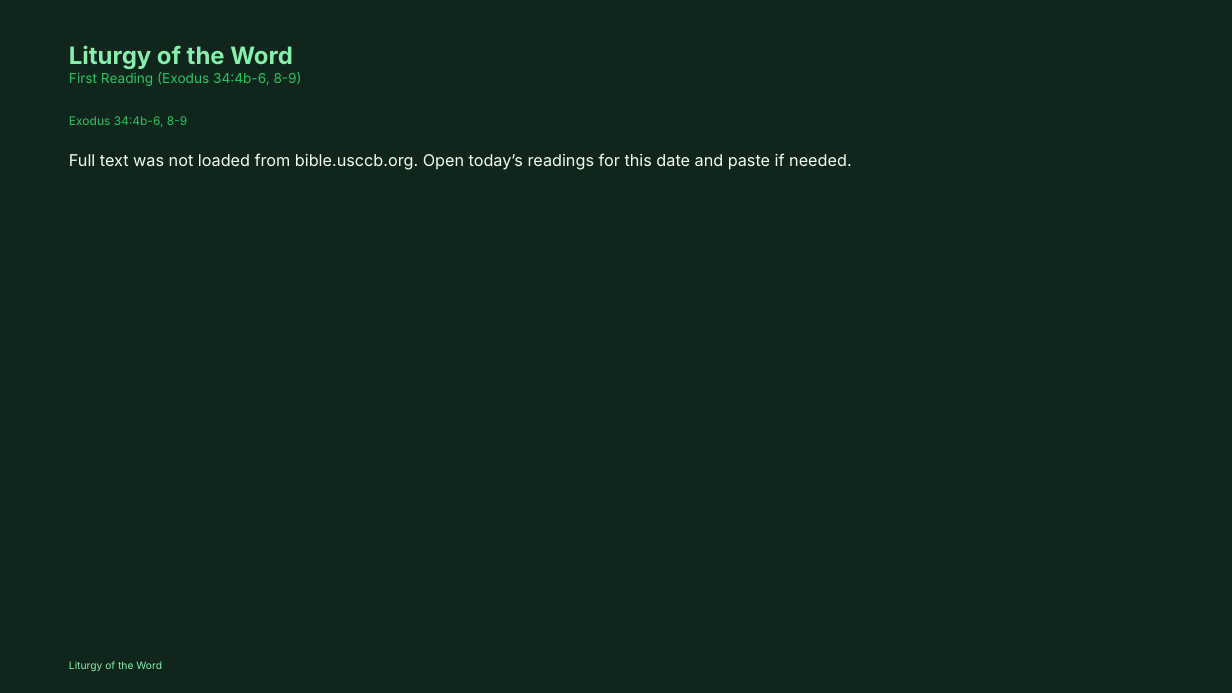
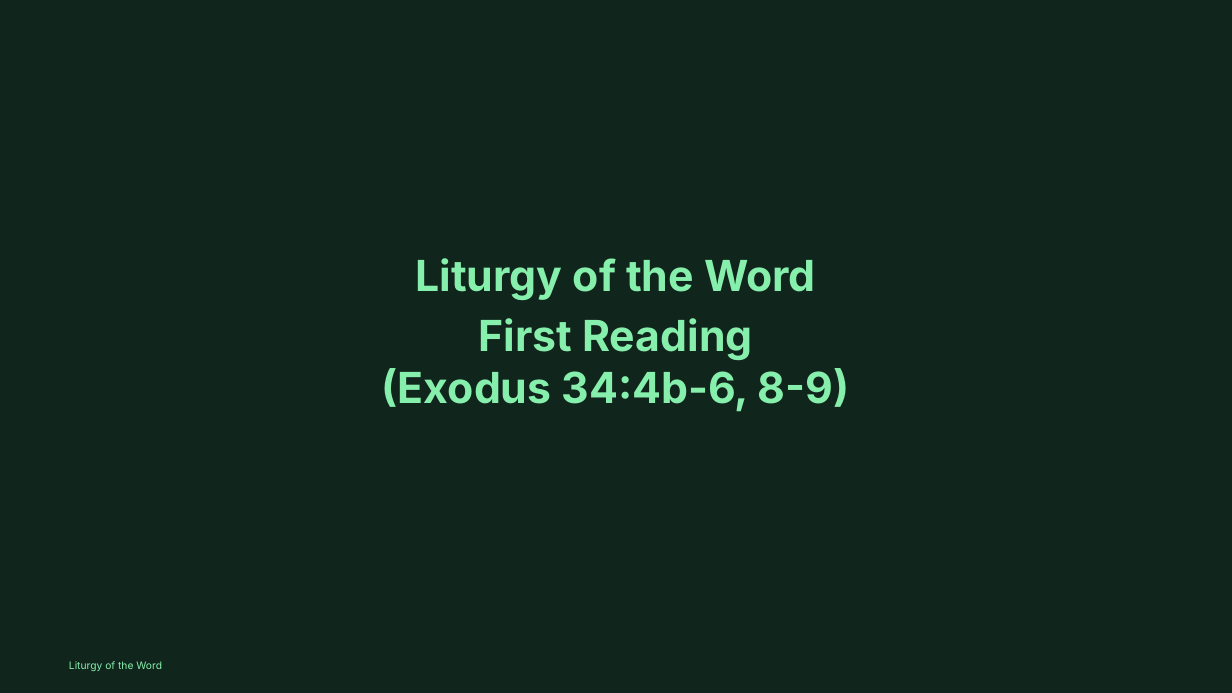
Before and after one commit to divinogabriel9/verbum, a slide deck: slide 19 of outputs/GFCC31May2026_OrdinaryTime.pptx (slide 20 before the commit). Drawn at 1232x693 pixels with LibreOffice and Linux fonts; fonts in the diff are those of the drawing. Boxes give left, top, right and bottom in pixels: in the first picture for what was removed or moved away, otherwise in the second. Text is boxed around its words. In the diff, an @@ line names an element or a change of style, - is before the commit and + after.

```diff
--- a/outputs/GFCC31May2026_OrdinaryTime.pptx
+++ b/outputs/GFCC31May2026_OrdinaryTime.pptx
@@ text "Liturgy of the Word" at (382, 258, 850, 412): size 28 to 50 pt in "Liturgy of the Word"; size 16 to 50 pt, text colour #22C55E to #86EFAC, bold on in "First Reading (Exodus 34:4b-6, 8-9)"; alignment left to centre; more space between paragraphs; vertical alignment top to middle @@
@@ text removed at (69, 116, 187, 127) @@
-Exodus 34:4b-6, 8-9
@@ text removed at (69, 153, 851, 170) @@
-Full text was not loaded from bible.usccb.org. Open today’s readings for this date and paste if needed.
```
Also in this commit, not shown: 3 other slides changed, 7 slides removed, 5 other files.
